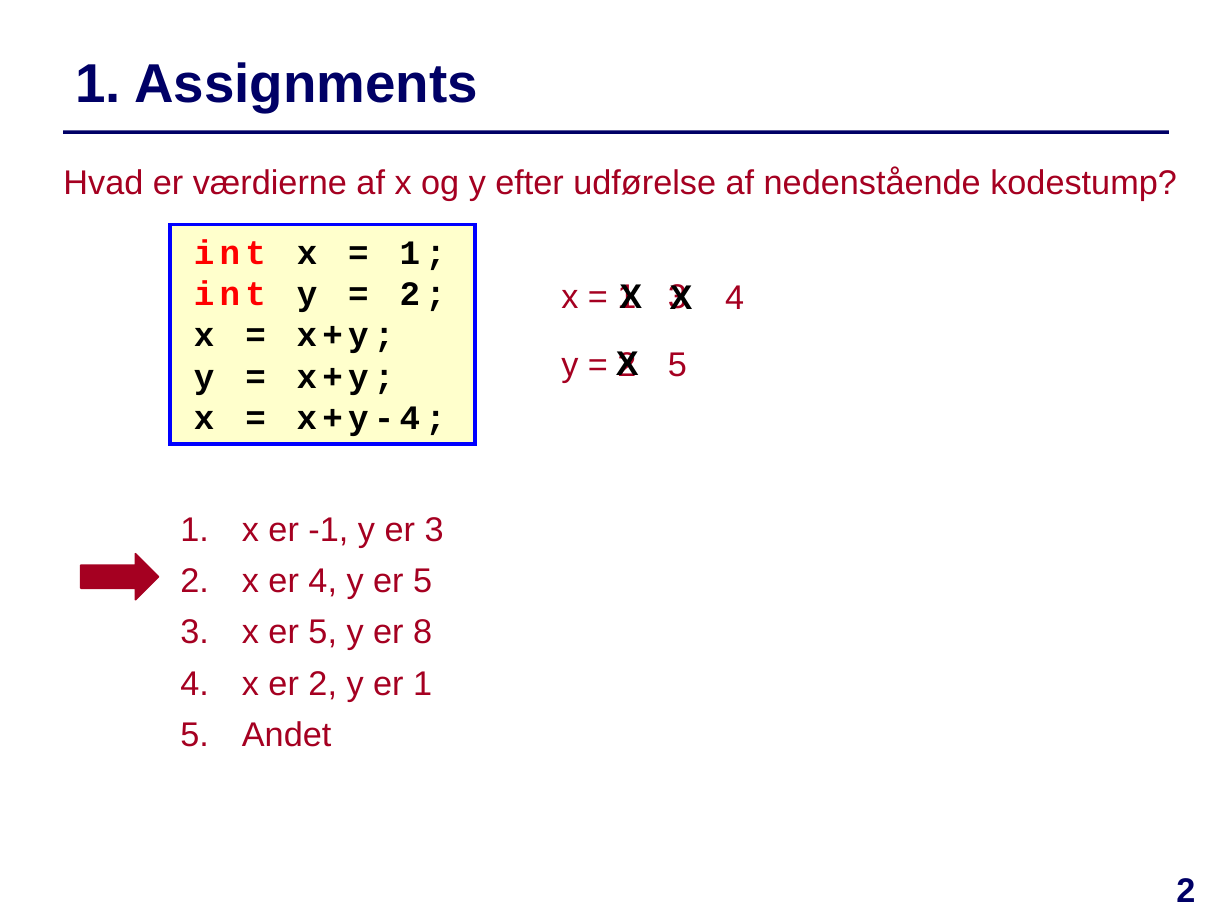
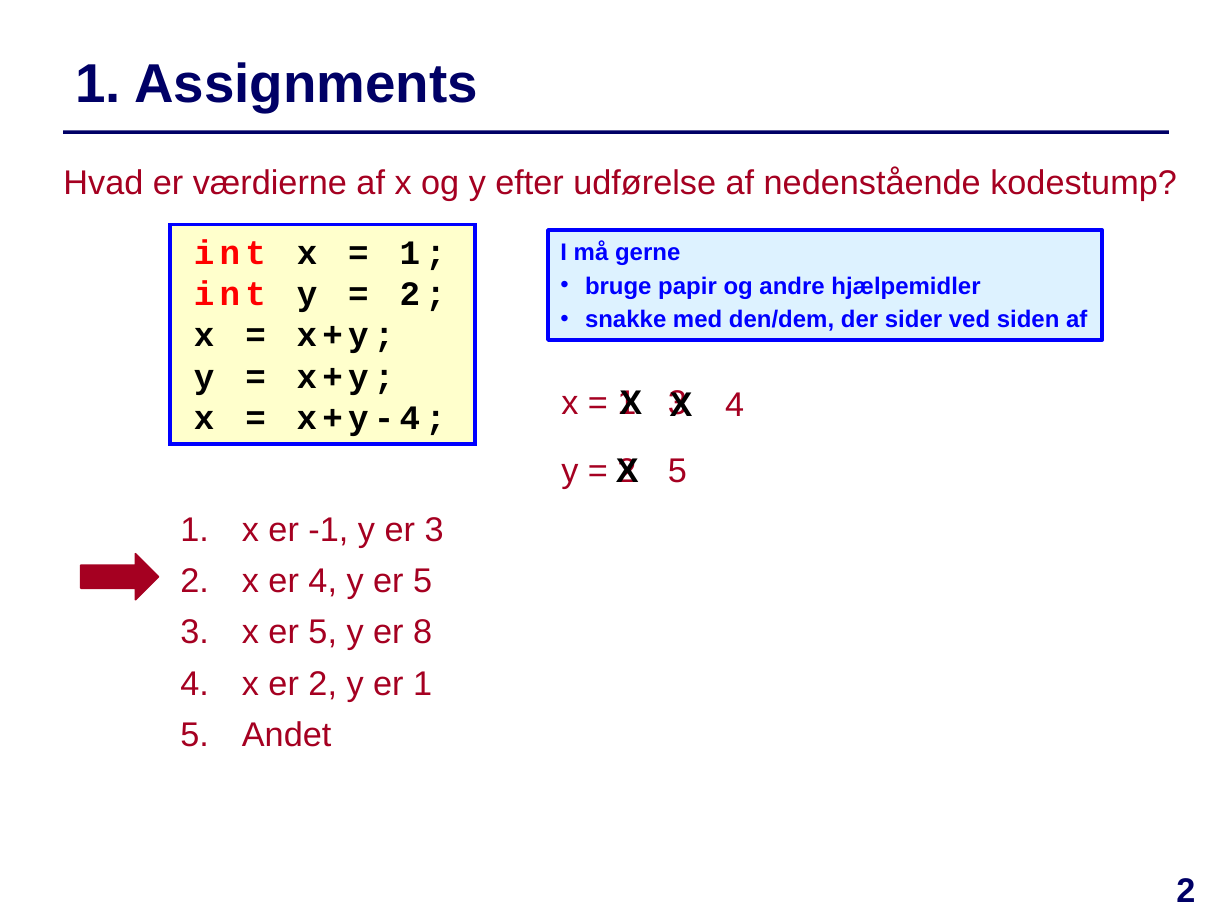
Before and after one commit to IntProgAU/Materiale, a slide deck: slide 2 of web/e22/uge_2a/Quiz-Uge2-Mandag.pptx. Drawn at 1232x924 pixels with LibreOffice and Linux fonts; fonts in the diff are those of the drawing. Boxes give left, top, right and bottom in pixels: in the first picture for what was removed or moved away, otherwise in the second. Text is boxed around its words. In the diff, an @@ line names an element or a change of style, - is before the commit and + after.

```diff
--- a/web/e22/uge_2a/Quiz-Uge2-Mandag.pptx
+++ b/web/e22/uge_2a/Quiz-Uge2-Mandag.pptx
@@ rectangle added at (x1=548, y1=230, x2=1103, y2=340), fill #DDF2FF, outline #0000FF 2.25 pt, 14 pt, text #0000FF, bold @@
+I må gerne
+• bruge papir og andre hjælpemidler
+• snakke med den/dem, der sider ved siden af
@@ 8 texts moved together from (x1=561, y1=284, x2=744, y2=382) to (x1=561, y1=390, x2=744, y2=489) @@
```
Also in this commit, not shown: 2 other slides changed, 2 other files.
